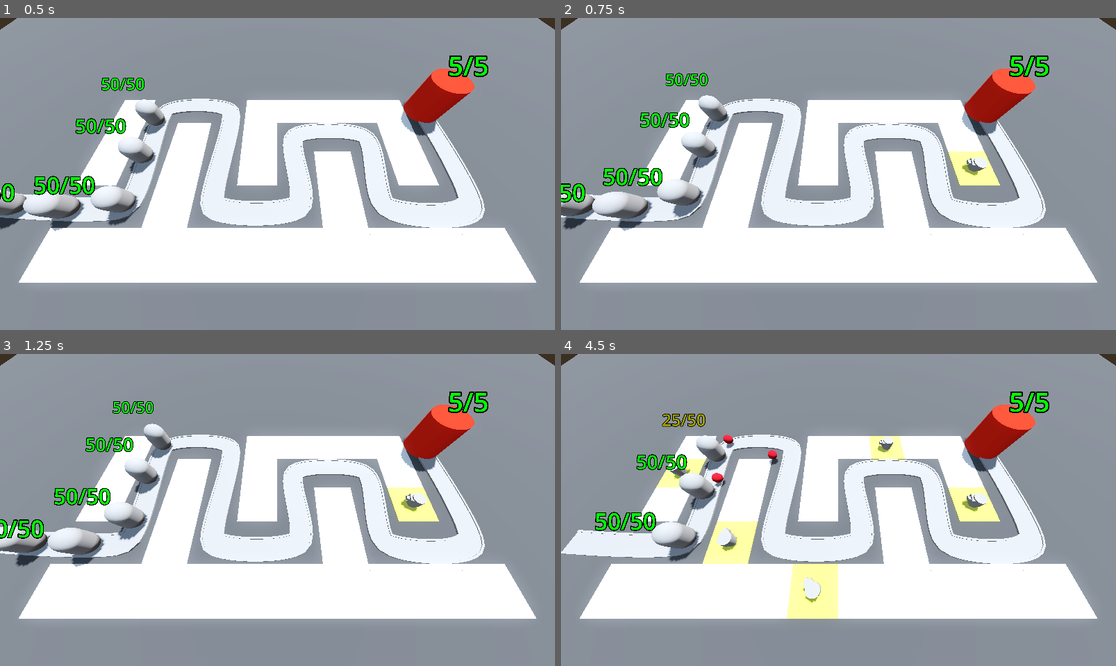
Above: before the commit, frames 1-4 (two rows, left to right).
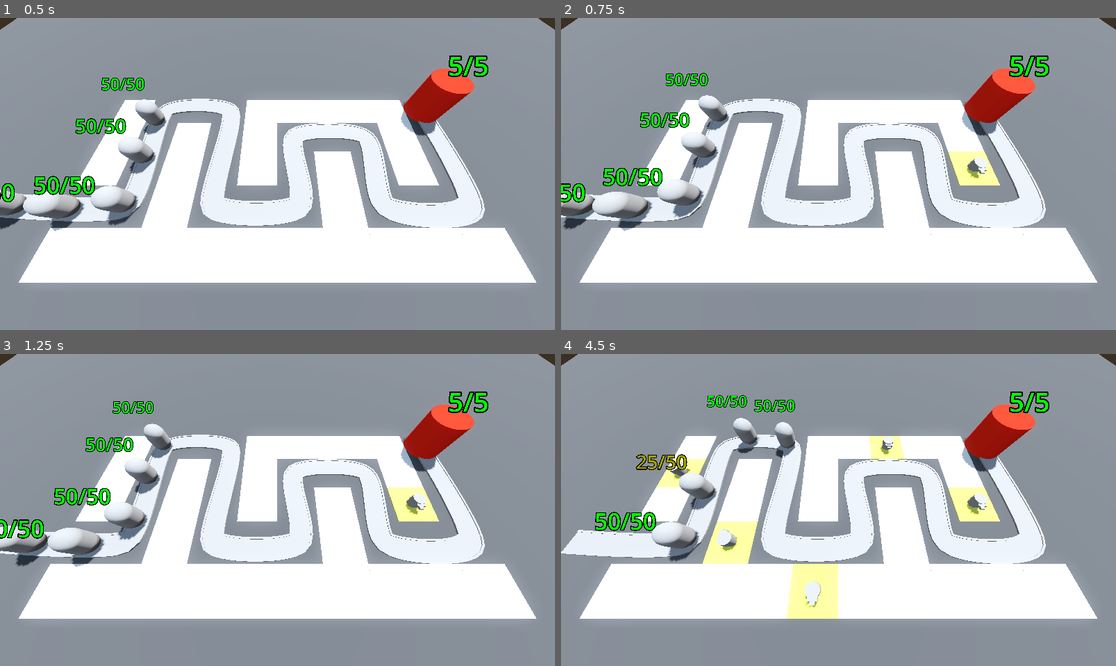
Above: after the commit, the same moments.

Repository: yrubner/TowerDefenseGD
Game: Godot game, scene res://BaseLevel.tscn
Same seed, same stepped clock (60 frames per second), same inputs: the game is played once before the commit and once after it.
Inputs (mouse positions are in pixels of both pictures, inside the frame that each line leads up to):
- Up to frame 1 (0.5 s): no input
- Up to frame 2 (0.75 s): move the mouse to (960, 158) at 0.52 s; press the mouse at (960, 158) at 0.53 s
- Up to frame 3 (1.25 s): no input
- Up to frame 4 (4.5 s): move the mouse to (727, 525) at 1.27 s; release the mouse at (727, 525) at 1.28 s; click (727, 525) at 1.35 s; move the mouse to (894, 441) at 2.02 s; press the mouse at (894, 441) at 2.03 s; move the mouse to (810, 572) at 2.77 s; release the mouse at (810, 572) at 2.78 s; click (810, 572) at 2.85 s; move the mouse to (1005, 556) at 3.52 s; press the mouse at (1005, 556) at 3.53 s; move the mouse to (672, 463) at 4.27 s; release the mouse at (672, 463) at 4.28 s; click (672, 463) at 4.35 s

Frame 1 is identical in both runs. In frame 2, less than 0.1% of the frame differs, in the area x 72-77%, y 44-52%; in frame 3, less than 0.1%; in frame 4, 2.2%, in the area x 13-77%, y 13-82%.

Commit message:
Finished Lesson 51: For Loops and Targetting

Diff:
--- a/Turret/turret.gd
+++ b/Turret/turret.gd
@@ -1,17 +1,32 @@
 extends Node3D
 
 @export var projectile: PackedScene
+@export var turret_range: float = 10.0
 
 var enemy_path: Path3D
-
+var target: PathFollow3D
 @onready var barrel: MeshInstance3D = $TurretBase/TurretTop/Visor/Barrel
 
+
 func _physics_process(delta: float) -> void:
-	var enemy = enemy_path.get_children().back()
-	look_at(enemy.global_position, Vector3.UP, true)
+	target = find_best_target()
+	if target != null:
+		look_at(target.global_position, Vector3.UP, true)
 
 func _on_timer_timeout() -> void:
-	var shot = projectile.instantiate()
-	add_child(shot)
-	shot.global_position = barrel.global_position
-	shot.direction = global_transform.basis.z
+	if target != null:
+		var shot = projectile.instantiate()
+		add_child(shot)
+		shot.global_position = barrel.global_position
+		shot.direction = global_transform.basis.z
+
+func find_best_target() -> PathFollow3D:
+	var best_target = null
+	var best_progress = 0
+	for enemy in enemy_path.get_children():
+		if enemy is PathFollow3D:
+			var distance = global_position.distance_to(enemy.global_position)
+			if enemy.progress > best_progress && distance < turret_range:
+				best_target = enemy
+				best_progress = enemy.progress
+	return best_target
Not shown, changed: README.md
